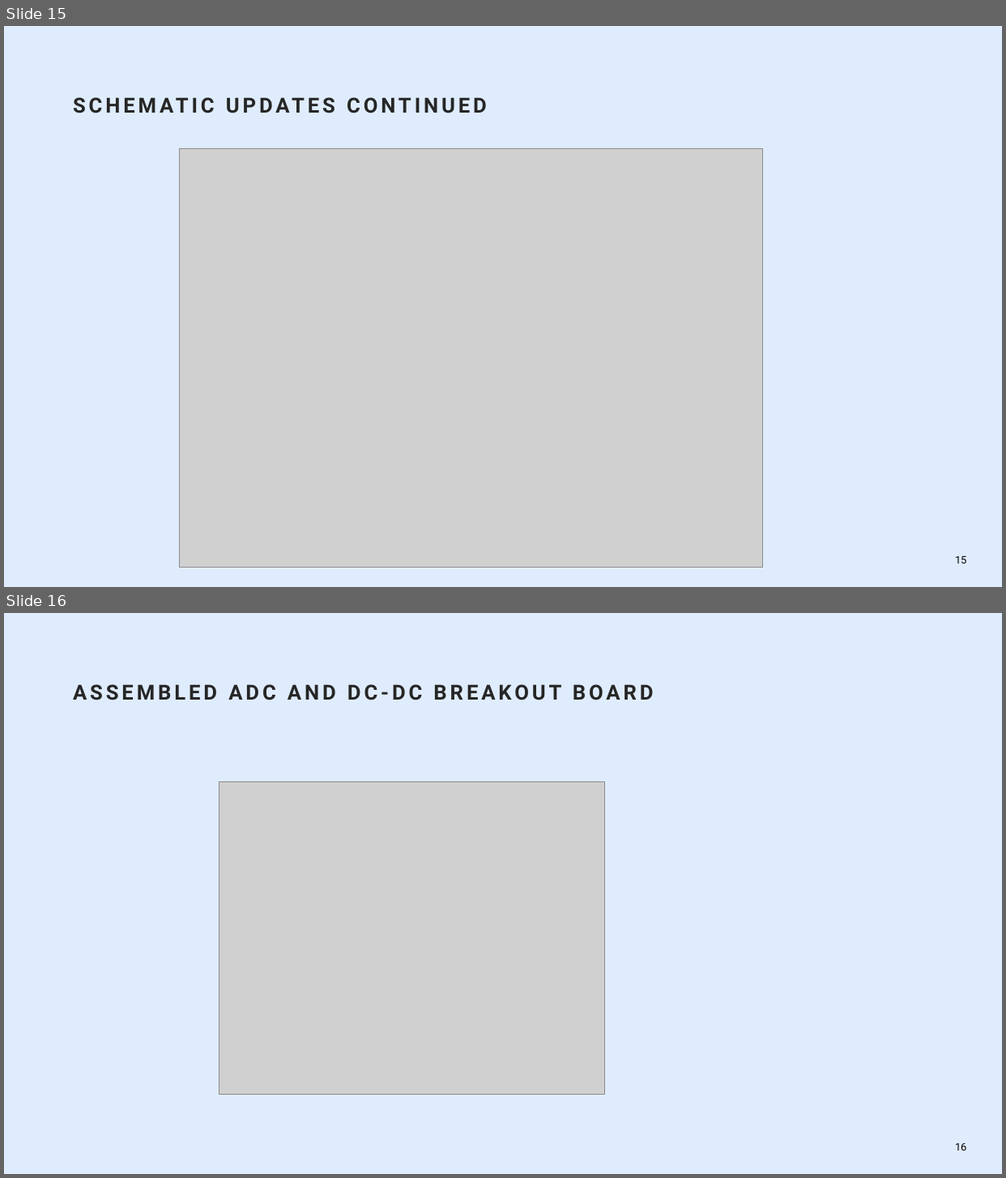
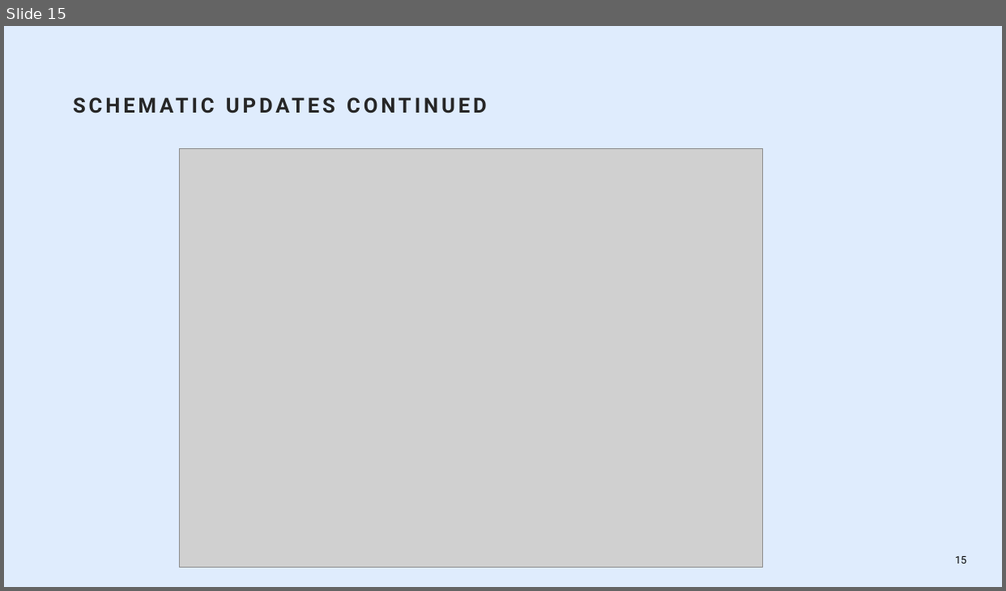
Before and after one commit to tylerwhite26/ECE_455_Brain_Stimulator, a slide deck: Presentations/Week_12_Presentation.pptx. Shown one above the other, each under a label of ours: slides 15 and 16 before the commit, slide 15 after it. The pictures are 1006x1178 and 1006x591 pixels, drawn with LibreOffice and Linux fonts; fonts in the diff are those of the drawing; grey boxes stand for pictures; background and template pictures are left out. Boxes give left, top, right and bottom in pixels: in the first picture for what was removed or moved away, otherwise in the second. Text is boxed around its words. In the diff, an @@ line names an element or a change of style, - is before the commit and + after.

```diff
--- a/Presentations/Week_12_Presentation.pptx
+++ b/Presentations/Week_12_Presentation.pptx
@@ slide 16 removed at (4,613,1002,1174), background #DFECFD @@
@@ title removed at (73,684,654,700) @@
-ASSEMBLED ADC AND DC-DC BREAKOUT BOARD
@@ picture removed at (219,782,604,1094) @@
@@ page number removed at (955,1144,966,1151) @@
-16
```
Also in this commit, not shown: 1 slide added, 1 other slide removed.
